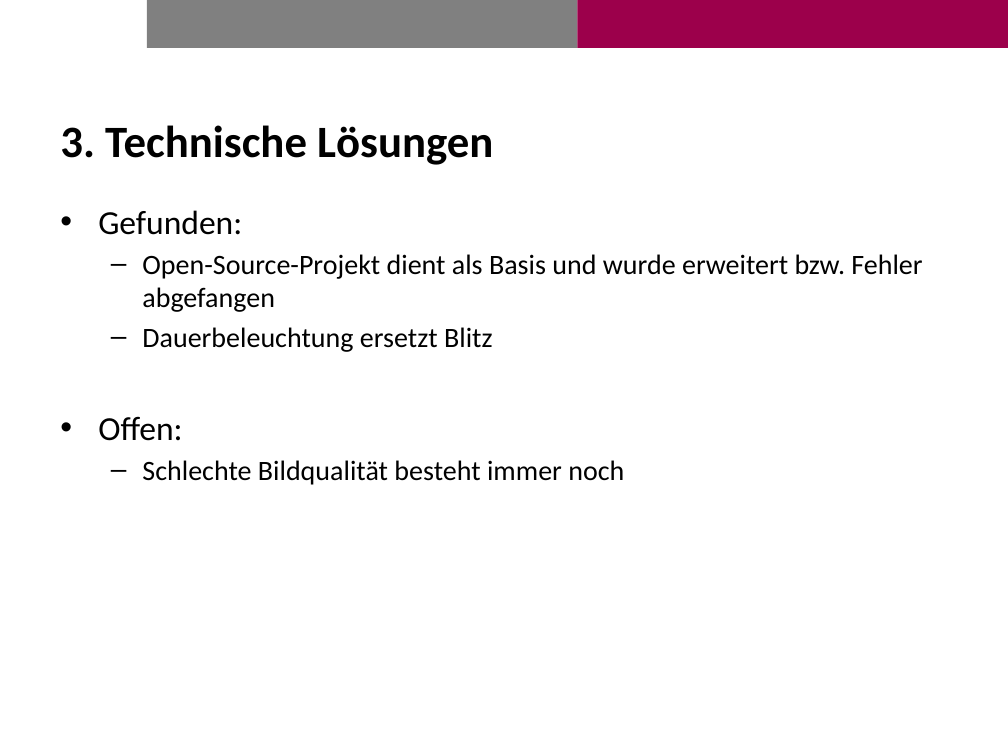
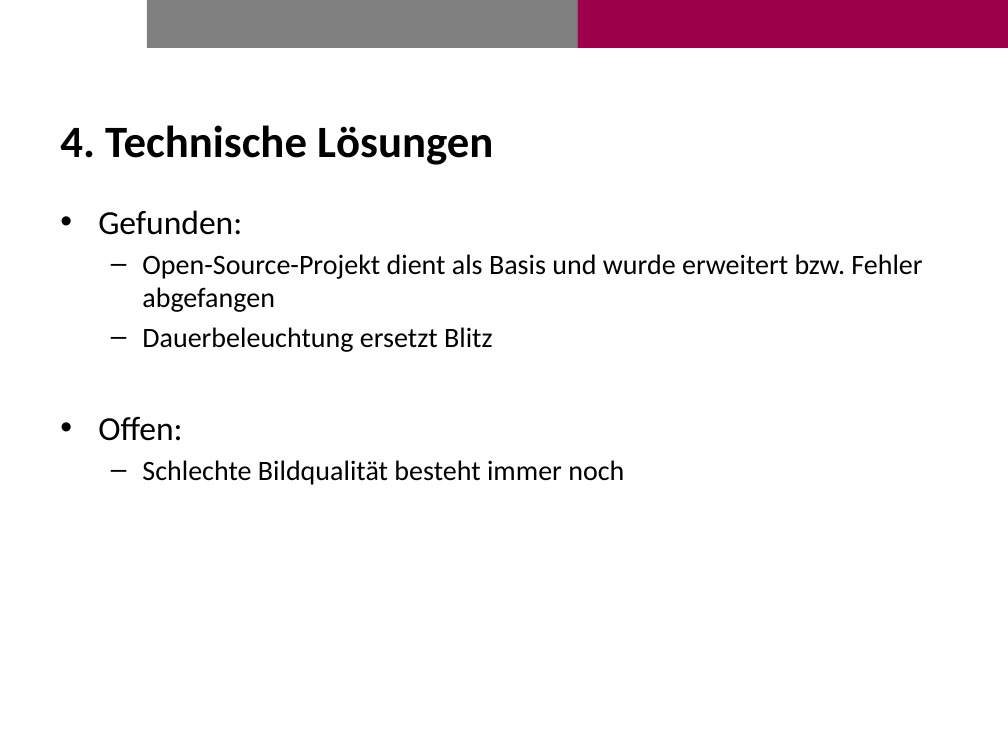
Before and after one commit to Brias/Photo-Booth, a slide deck: slide 6 of presentation/presentation.pptx. Drawn at 1008x756 pixels with LibreOffice and Linux fonts; fonts in the diff are those of the drawing; background and template pictures are left out. Boxes give left, top, right and bottom in pixels: in the first picture for what was removed or moved away, otherwise in the second. Text is boxed around its words. In the diff, an @@ line names an element or a change of style, - is before the commit and + after.

```diff
--- a/presentation/presentation.pptx
+++ b/presentation/presentation.pptx
@@ title at (60,125,493,165): text changed @@
-3. Technische Lösungen
+4. Technische Lösungen
```
Also in this commit, not shown: 12 other slides changed, 1 slide added, 1 slide removed, 7 other files.
